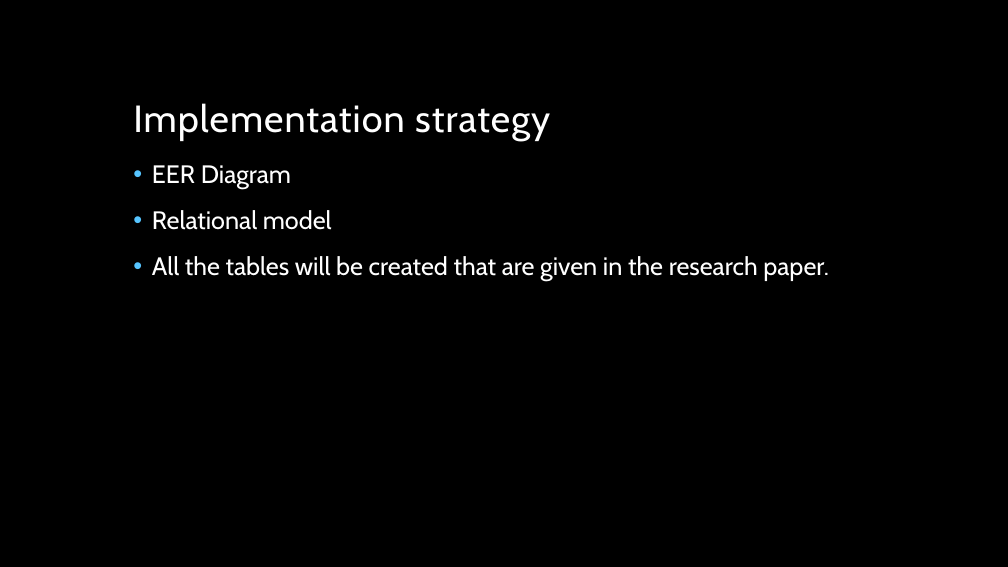
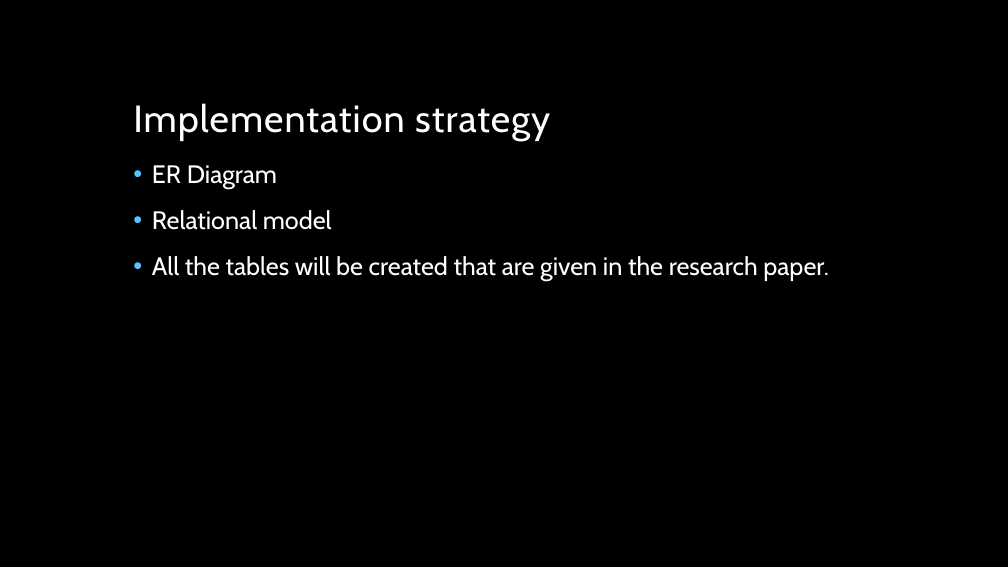
Before and after one commit to jashrajpatel/chain_drugstore_managament, a slide deck: slide 14 of Chain Drugstore management(IA1).pptx. Drawn at 1008x567 pixels with LibreOffice and Linux fonts; fonts in the diff are those of the drawing; background and template pictures are left out. Boxes give left, top, right and bottom in pixels: in the first picture for what was removed or moved away, otherwise in the second. Text is boxed around its words. In the diff, an @@ line names an element or a change of style, - is before the commit and + after.

```diff
--- a/Chain Drugstore management(IA1).pptx
+++ b/Chain Drugstore management(IA1).pptx
@@ text at (152,165,277,189): text changed @@
-• EER Diagram
+• ER Diagram
```
